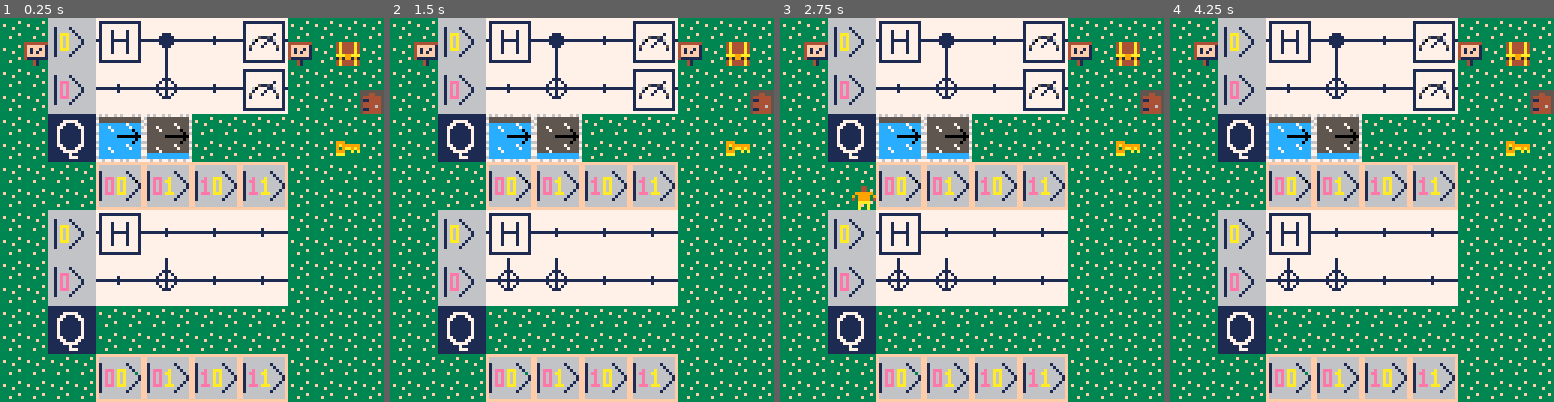
Above: before the commit, frames 1-4 (left to right).
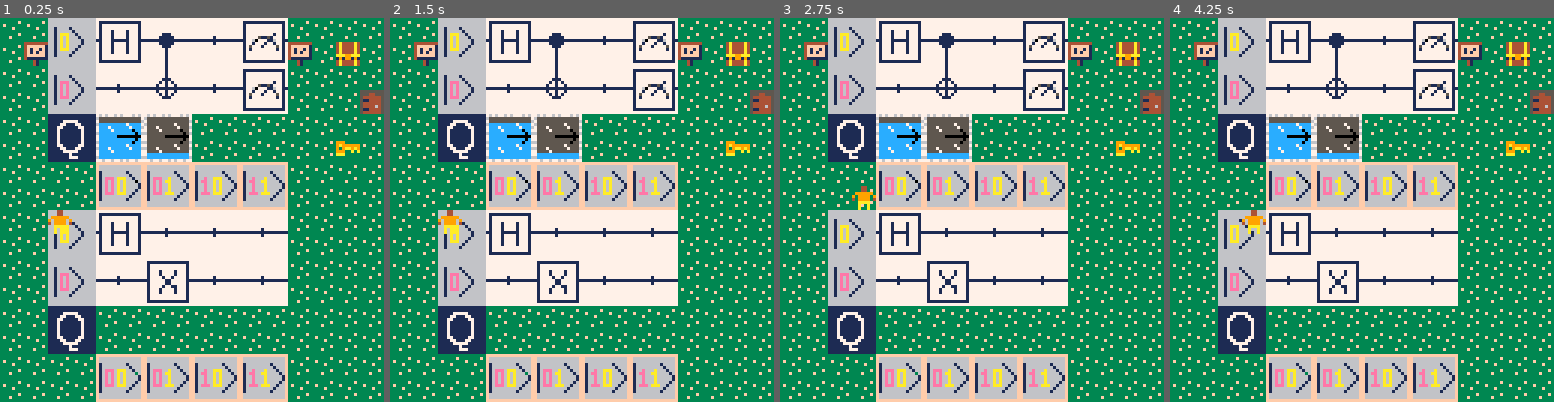
Above: after the commit, the same moments.

Repository: JavaFXpert/QiskitBlocksPico
Game: PICO-8 cartridge qiskitblocks.p8
Same seed, same stepped clock (60 frames per second), same inputs: the game is played once before the commit and once after it.
Inputs:
- Up to frame 1 (0.25 s): no input
- Up to frame 2 (1.5 s): tap X (X key) at 0.33, 1.07 s; tap O (Z key) at 0.7 s
- Up to frame 3 (2.75 s): hold Right 1.6-2.1 s; tap O (Z key) at 1.7, 2.1, 2.5 s; tap X (X key) at 1.85 s; hold Up 2.15-2.42 s; hold Right from 2.47 s (still down)
- Up to frame 4 (4.25 s): tap O (Z key) every 0.4 s from 2.9 to 4.1 s; tap X (X key) at 2.97, 4.08 s; release Right at 3.03 s; hold Left 3.08-3.58 s; hold Down 3.63-3.97 s; hold Right from 4.02 s (still down)

The runs differ from the first frame. In frame 1, 0.7% of the frame differs, in the area x 12-50%, y 50-75%; in frame 2, 0.8%; in frame 3, 0.7%; in frame 4, 0.8%, in the area x 18-50%, y 50-75%.

Commit message:
Add files via upload

Diff:
--- a/qiskitblocks.p8
+++ b/qiskitblocks.p8
@@ -6,6 +6,14 @@
 
 qbcircs={}
 
+--player pos on circuits
+sel_circ_idx=0
+sel_circ_row=0
+sel_circ_col=0
+sel_circ=nil
+
+
+
 function _init()
  map_setup()
  text_setup()
@@ -20,9 +28,16 @@
 function _update()
  if (not game_over) then
   if (not active_text) then
-  	update_map()
-  	move_player()
-  	check_win_lose()
+   update_map()
+   move_player()
+   check_win_lose()
+   if sel_circ and
+    sel_circ.is_dirty() then
+    sel_circ.set_dirty(false)
+    local qc=sel_circ.comp_circ()
+    local res = simulate(qc,"statevector")
+    prt_sv_results(res)
+   end
   end
  else
   if (btnp(❎)) extcmd("reset")
@@ -33,10 +48,9 @@
  cls()
  if (not game_over) then
   draw_map()
-  --draw_circs()
+  draw_circs()
   draw_player()
   draw_text()
-  draw_circs()
   if (btn(🅾️)) show_inventory()
   if (btn(❎)) hnd_inp_x()
  else
@@ -138,6 +152,8 @@
  if (can_move(newx,newy)) then
   p.x=mid(0,newx,127)
   p.y=mid(0,newy,63)
+
+  update_sel_circ_info()
  else
   sfx(0)
  end
@@ -263,7 +279,7 @@
 node_types={
  empty=72,
  iden=0,
- x=102,
+ x=66,
  y=2,
  z=3,
  s=4,
@@ -284,20 +300,26 @@
 
 function qbcirc()
  local c={}
- c._nrows=2
- c._ncols=4
  c._nodes={}
- c._dirty=true
-
- for ri = 1, c._nrows do
-  local row = {}
-  c._nodes[ri] = row
-  for ci = 1, c._ncols do
-   local nd=qbnode()
-   nd.new(node_types.empty)
-   row[ci]=nd
-  end
- end
+ --c._nrows=0
+ --c._ncols=0
+
+ local function new(nrows,ncols)
+  c._nrows=nrows or 2
+  c._ncols=ncols or 4
+  c._dirty=true
+  for ri = 1, c._nrows do
+   local row = {}
+   c._nodes[ri] = row
+   for ci = 1, c._ncols do
+    local nd=qbnode()
+    nd.new(node_types.empty)
+    row[ci]=nd
+   end
+  end
+ end
+ c.new=new
+
 
  function c.prt()
   for ri=1, c._nrows do
@@ -309,11 +331,21 @@
   end
  end
 
+ function c.nrows()
+  return c._nrows
+ end
+
+ function c.ncols()
+  return c._ncols
+ end
+
+ --q pos?
  function c.set_pos(mx,my)
   c._mx=mx
   c._my=my
  end
 
+ --q pos?
  function c.get_pos()
   return c._mx,c._my
  end
@@ -333,6 +365,11 @@
 
  function c.set_node(row_n,
    col_n,grid_node)
+  if row_n<=0 or row_n>c._nrows
+    or col_n<=0 or col_n>c._ncols then
+   return
+  end
+
   local node=qbnode()
   node.new(grid_node.get_node_type(),
     grid_node.get_rads(),
@@ -541,6 +578,7 @@
 -----begin misc functions------
 function make_circs()
  local circ=qbcirc()
+ circ.new(2,4)
 
  local nd=qbnode()
  nd.new(node_types.h)
@@ -559,7 +597,8 @@
  qbcircs[1]=circ
 
  circ=qbcirc()
- circ.set_pos(19,12)
+ circ.new(3,5)
+ circ.set_pos(18,11)
  local tx,ty=circ.get_pos()
  printh("tx:"..tx.." ty:"..ty)
 
@@ -571,25 +610,53 @@
 function prt_sv_results(res)
   printh("statevector:")
   for idx, amp in pairs(res) do
-    printh("("..-amp[2].."+"..-amp[1].."i)")
+    printh("("..amp[1].."+"..amp[2].."i)")
    end
 end
 -----begin misc functions------
 
 
 -----begin handle player input------
-function get_sel_node_gate_part(qbcirc)
- return qbcirc.get_node_gate_part(2,1)
+function update_sel_circ_info()
+ for circ_idx=1, #qbcircs do
+  local circ=qbcircs[circ_idx]
+  local cpx, cpy = circ.get_pos()
+  if newx>=cpx+2 and
+    newx<cpx+(circ.ncols()+1)*2 and
+    newy<=cpy-1 and
+    newy>cpy-(circ.nrows())*2-1 then
+   sel_circ_idx=circ_idx
+   sel_circ_row=circ.nrows()-flr((cpy-newy-1)/2)
+   sel_circ_col=flr((newx-cpx)/2)
+   sel_circ=circ
+   return
+  end
+  sel_circ_idx=0
+  sel_circ_row=0
+  sel_circ_col=0
+  sel_circ=nil
+ end
+end
+
+function get_sel_node_gate_part()
+ if sel_circ then
+  return sel_circ.get_node_gate_part(
+    sel_circ_row,sel_circ_col)
+ else
+  return node_types.empty
+ end
 end
 
 function hnd_inp_x()
- local qbcirc=qbcircs[1]
- local sngp=get_sel_node_gate_part(qbcirc)
+ local sngp=get_sel_node_gate_part()
  if sngp==node_types.empty then
   local nd=qbnode()
   nd.new(node_types.x,0,0)
-  qbcirc.set_node(2,1,nd)
-  qbcirc.comp_circ()
+  if sel_circ then
+   sel_circ.set_node(sel_circ_row,
+                  sel_circ_col,nd)
+   sel_circ.set_dirty(true)
+  end
  end
 end
 -----end handle player input------
@@ -608,7 +675,7 @@
    --spr(spr_tile.ket_0+(#nds[ri]-ci)*2,
    spr(spr_tile.ket_0+(#nds-ri)*2,
      mx*8,
-     (my-6+ri*2)*8,2,2)
+     (my-((qbcirc.nrows()+1)*2)+ri*2)*8,2,2)
 
    for ci = 1, #nds[ri] do
     spr(spr_tile.ket_00+(ci-1)*2,
@@ -617,7 +684,7 @@
 
     spr(nds[ri][ci].get_node_type(),
       (mx+ci*2)*8,
-      (my-6+ri*2)*8,2,2)
+      (my-((qbcirc.nrows()+1)*2)+ri*2)*8,2,2)
    end
   end
  end
@@ -951,13 +1018,13 @@
 71777177771777177177717777177717717771777177771771777777771777177777777777777777000000000000000000000000000000000000000000000000
 71777177771777177177771771777717717777171777771771777777717777177777777177777777000000000000000000000000000000000000000000000000
 11777111111777111177777117777711117777717777771111777777177777111111111111111111000000000000000000000000000000000000000000000000
-71777177771777177077777007777707707777707777770771777771777777177777777177777777000000000000000000000000000000000000000000000000
-71777177771777177077770770777707707777707777770771777717777777177777777777777777000000000000000000000000000000000000000000000000
-71777177771777177077707777077707707777707777770771777177777777177777777777777777000000000000000000000000000000000000000000000000
-71777177771777177077707777077707707777707777770771777111111777177777777777777777000000000000000000000000000000000000000000000000
-71777777777777177077777777777707707777777777770771777777777777177777777777777777000000000000000000000000000000000000000000000000
-71777777777777177077777777777707707777777777770771777777777777177777777777777777000000000000000000000000000000000000000000000000
-71111111111111177000000000000007700000000000000771111111111111177777777777777777000000000000000000000000000000000000000000000000
+71777177771777177177777117777717717777707777771771777771777777177777777177777777000000000000000000000000000000000000000000000000
+71777177771777177177771771177717717777707777771771777717777777177777777777777777000000000000000000000000000000000000000000000000
+71777177771777177177717777177717717777707777771771777177777777177777777777777777000000000000000000000000000000000000000000000000
+71777177771777177177717777177717717777707777771771777111111777177777777777777777000000000000000000000000000000000000000000000000
+71777777777777177177777777777717717777777777771771777777777777177777777777777777000000000000000000000000000000000000000000000000
+71777777777777177177777777777717717777777777771771777777777777177777777777777777000000000000000000000000000000000000000000000000
+71111111111111177111111111111117711111111111111771111111111111177777777777777777000000000000000000000000000000000000000000000000
 77777777777777777777777777777777777777777777777777777777777777777777777777777777000000000000000000000000000000000000000000000000
 77777777777777777777777177777777777777777777777777777771777777777777777777777777000000000000000000000000000000000000000000000000
 77777777777777777777777177777777777777777777777777777771777777777111111111111117000000000000000000000000000000000000000000000000
